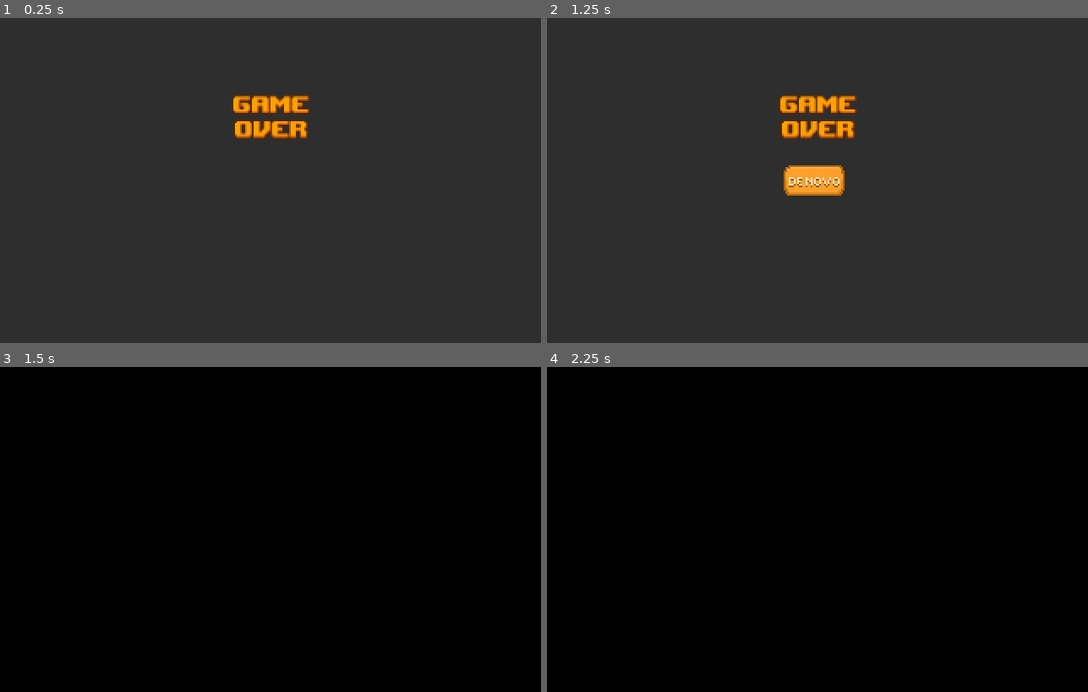
Above: before the commit, frames 1-4 (two rows, left to right).
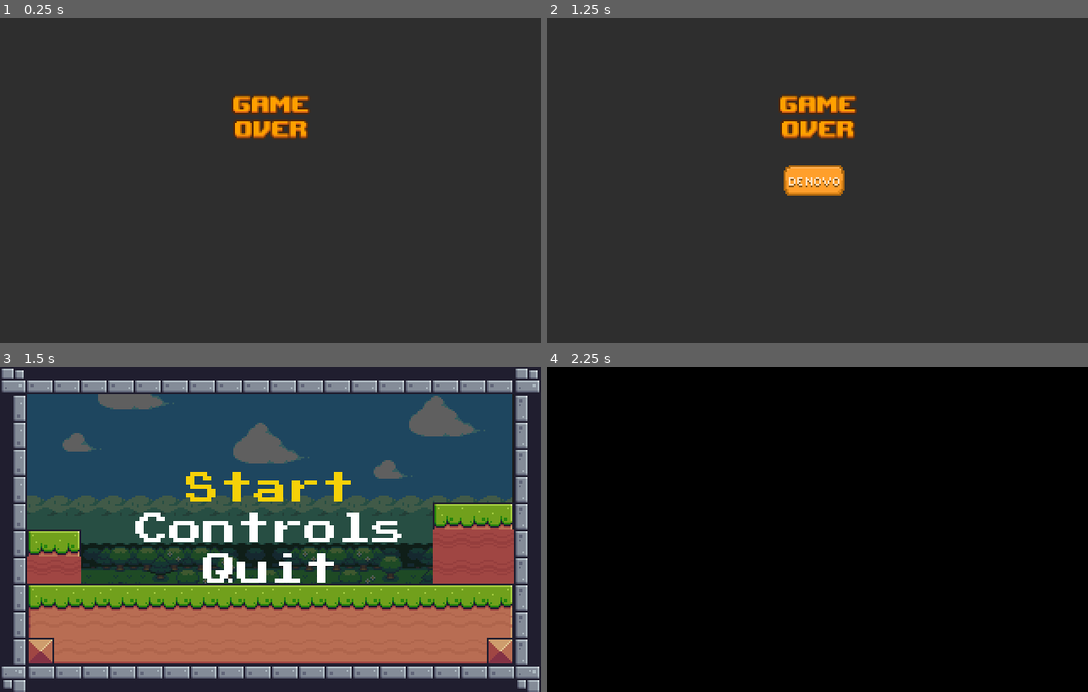
Above: after the commit, the same moments.

Repository: Gui-dev/pixeladventure
Game: Godot game, scene res://prefabs/GameOver.tscn
Two runs of this game, one before a commit and one after it. Both use one fixed random seed, a clock stepped at 60 frames per second and the inputs below. This scene is started directly instead of the project's main scene.
Inputs (mouse positions are in pixels of both pictures, inside the frame that each line leads up to):
- Up to frame 1 (0.25 s): no input
- Up to frame 2 (1.25 s): no input
- Up to frame 3 (1.5 s): click (265, 529) at 1.25 s
- Up to frame 4 (2.25 s): click (817, 490) at 2 s, where only the run after the commit has a clickable "Start"

Frames 1-2 are identical in both runs. In frame 3, 100% of the frame differs, in the area x 0-100%, y 0-100%; in frame 4, nothing differs.
Error after the commit: Invalid operands 'Nil' and 'int' in operator '+'. (res://scripts/Player.gd:27)

Commit message:
feat: add global variable player_life

Diff:
--- a/scripts/GameOver.gd
+++ b/scripts/GameOver.gd
@@ -6,7 +6,7 @@
 
 
 func _on_button_retry_pressed() -> void:
-  if get_tree().change_scene('res://levels/Level_02.tscn') != OK:
+  if get_tree().change_scene('res://scenes/StartScreen.tscn') != OK:
     print('Algo deu errado')
 
   if Global.is_dead:
--- a/scripts/Global.gd
+++ b/scripts/Global.gd
@@ -5,6 +5,7 @@
 var checkpoint_position = 0
 var player
 var player_health = 3
+var player_life = 3
 var is_dead = false
 var controll_off = false
 
--- a/scripts/Player.gd
+++ b/scripts/Player.gd
@@ -7,6 +7,7 @@
 var jump_force = -720
 var is_grounded
 var max_health = 3
+var player_life = 3
 var hurted = false
 var knockback_direction = 1
 var knockback_intensity = 1500
@@ -131,6 +132,10 @@
   if Global.player_health < 1:
     queue_free()
     Global.is_dead = true
+    Global.player_life -= 1
+    Global.player_health = 3
+    get_tree().reload_current_scene()
+  if Global.player_life < 1:
     if get_tree().change_scene(game_over_scene) != OK:
       print('Algo deu errado')
 
--- a/scripts/Reset_Level.gd
+++ b/scripts/Reset_Level.gd
@@ -5,6 +5,8 @@
 
 func _ready() -> void:
   Global.fruits = 0
+  if Global.is_dead:
+    Global.player_health = 3
 
 
 func _on_Trigger_player_entered_camera() -> void:
--- a/scripts/StartScreen.gd
+++ b/scripts/StartScreen.gd
@@ -3,9 +3,12 @@
 
 func _ready() -> void:
   $controls/start_button.grab_focus()
+  Global.player_health = 3
+  Global.player_life = 3
+  Global.checkpoint_position = null
 
 
-func _physics_process(delta: float) -> void:
+func _physics_process(_delta: float) -> void:
   if !Global.controll_off:
     $controls/start_button.grab_focus()
     Global.controll_off = true
--- a/scripts/fallzone.gd
+++ b/scripts/fallzone.gd
@@ -6,5 +6,11 @@
 
 func _on_fallzone_body_entered(body: Node) -> void:
   if body.name == 'Player':
+    Global.player_life -= 1
+    Global.player_health = 3
+
+  if body.name == 'Player' and Global.player_life < 1:
     if get_tree().change_scene(game_over_scene) != OK:
       print('Algo deu errado')
+  else:
+    get_tree().reload_current_scene()
